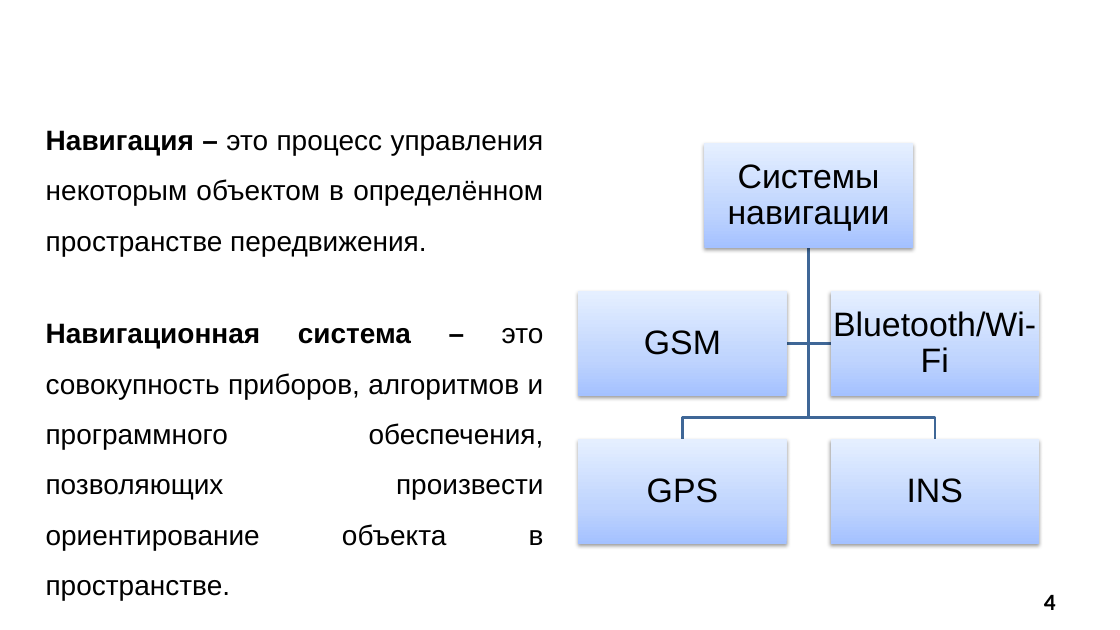
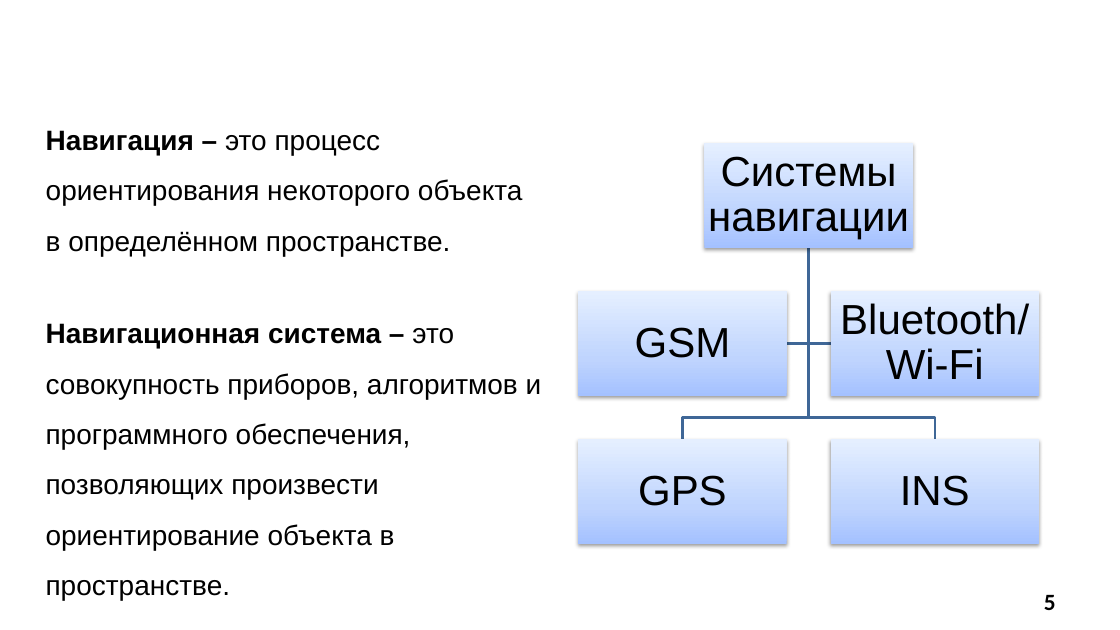
Before and after one commit to SonicRun/DiplomMaga, a slide deck: slide 5 of Mavlyutov_V_D_prezentatsia.pptx (slide 4 before the commit). Drawn at 1120x630 pixels with LibreOffice and Linux fonts; fonts in the diff are those of the drawing; background and template pictures are left out. Boxes give left, top, right and bottom in pixels: in the first picture for what was removed or moved away, otherwise in the second. Text is boxed around its words. In the diff, an @@ line names an element or a change of style, - is before the commit and + after.

```diff
--- a/Mavlyutov_V_D_prezentatsia.pptx
+++ b/Mavlyutov_V_D_prezentatsia.pptx
@@ text at (46,130,522,256): text changed @@
-Навигация – это процесс управления некоторым объектом в определённом пространстве передвижения.
+Навигация – это процесс ориентирования некоторого объекта в определённом пространстве.
@@ text "Навигационная система – это совокупность ..." at (46,323,542,600): alignment justified to left @@
@@ size 29 to 36 pt; more space between paragraphs in 4 elements at (708,156,909,240), (638,475,727,506), (900,475,970,506), (635,327,731,358) @@
@@ text at (840,303,1029,379): text changed; size 29 to 36 pt @@
-Bluetooth/Wi-Fi
+Bluetooth/
+Wi-Fi
@@ page number at (1044,595,1056,610): text changed @@
-4
+5
```
Also in this commit, not shown: 7 other slides changed, 2 slides removed, 2 other files.
